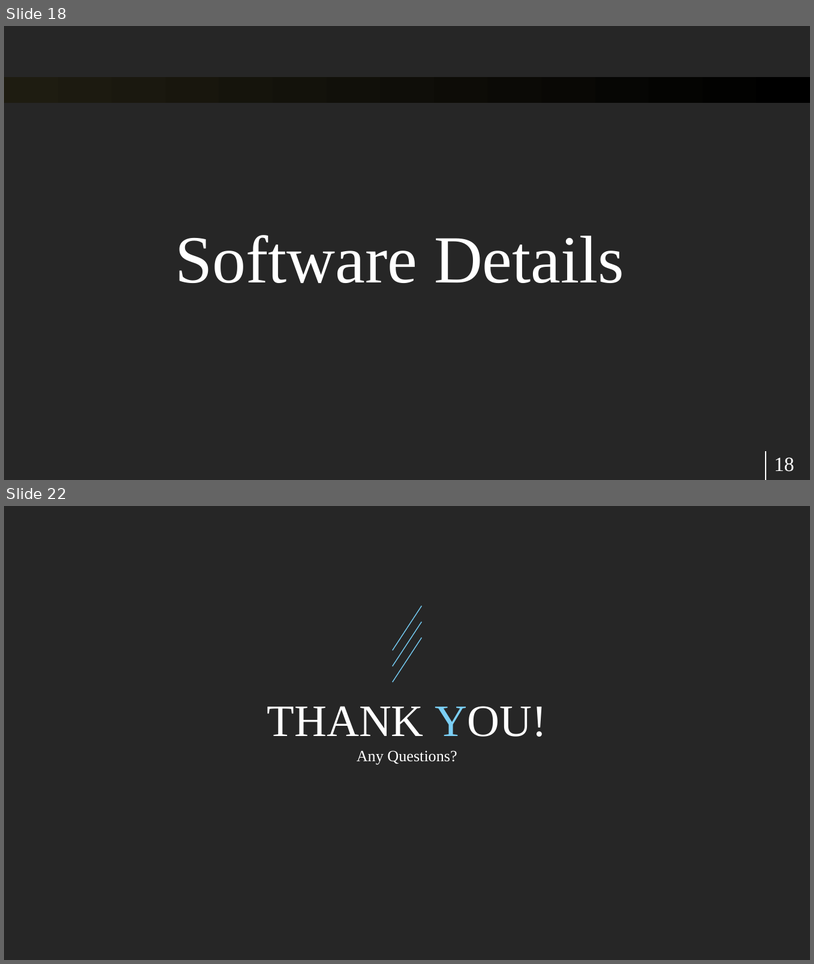
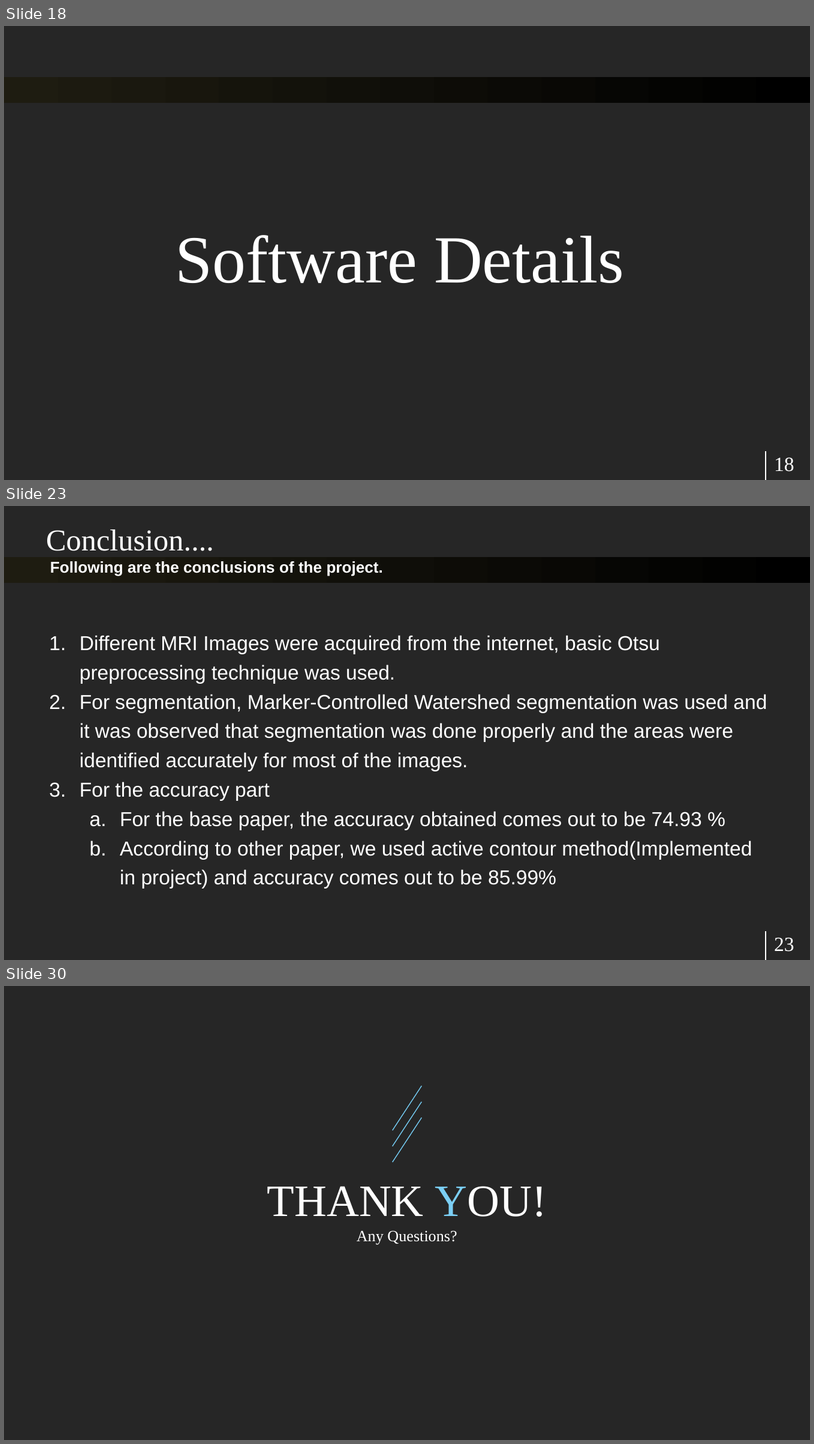
Before and after one commit to raghavddps2/Digital-Image-Processing-Project, a slide deck: Presentation/Digital Image Processing Project.pptx. Shown one above the other, each under a label of ours: slides 18 and 22 before the commit, slides 18, 23 and 30 after it; the slides between them are not shown. The pictures are 814x964 and 814x1444 pixels, drawn with LibreOffice and Linux fonts; fonts in the diff are those of the drawing. Boxes give left, top, right and bottom in pixels: in the first picture for what was removed or moved away, otherwise in the second. Text is boxed around its words. In the diff, an @@ line names an element or a change of style, - is before the commit and + after.

```diff
--- a/Presentation/Digital Image Processing Project.pptx
+++ b/Presentation/Digital Image Processing Project.pptx
@@ slide 23 added at [4,506,810,960], background #262626; not listed: 2 template elements that a slide beside it also shows @@
@@ text added at [46,529,214,551], 27 pt, text #FFFFFF @@
+Conclusion....
@@ text added at [50,561,383,576], 14 pt, text #FFFFFF, bold @@
+Following are the conclusions of the project.
@@ text added at [80,635,767,888], 18 pt, text #FFFFFF @@
+1. Different MRI Images were acquired from the internet, basic Otsu preprocessing technique was used.
+2. For segmentation, Marker-Controlled Watershed segmentation was used and it was observed that segmentation was done properly and the areas were identified accurately for most of the images.
+3. For the accuracy part
+  a. For the base paper, the accuracy obtained comes out to be 74.93 %
+  b. According to other paper, we used active contour method(Implemented in project) and accuracy comes out to be 85.99%
@@ page number added at [774,937,795,951], 18 pt, text #FFFFFF @@
+23
@@ what was slide 22 is now slide 30 @@
```
Also in this commit, not shown: 8 slides changed, 7 other slides added, 20 other files.
